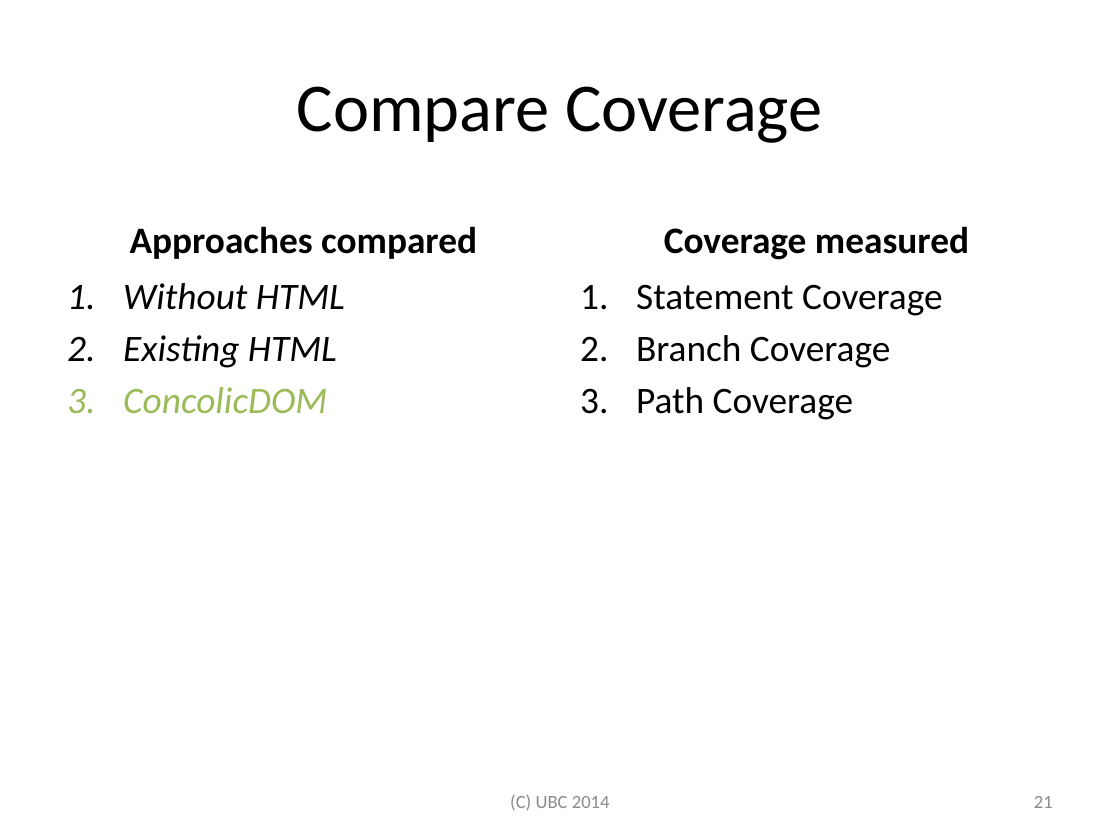
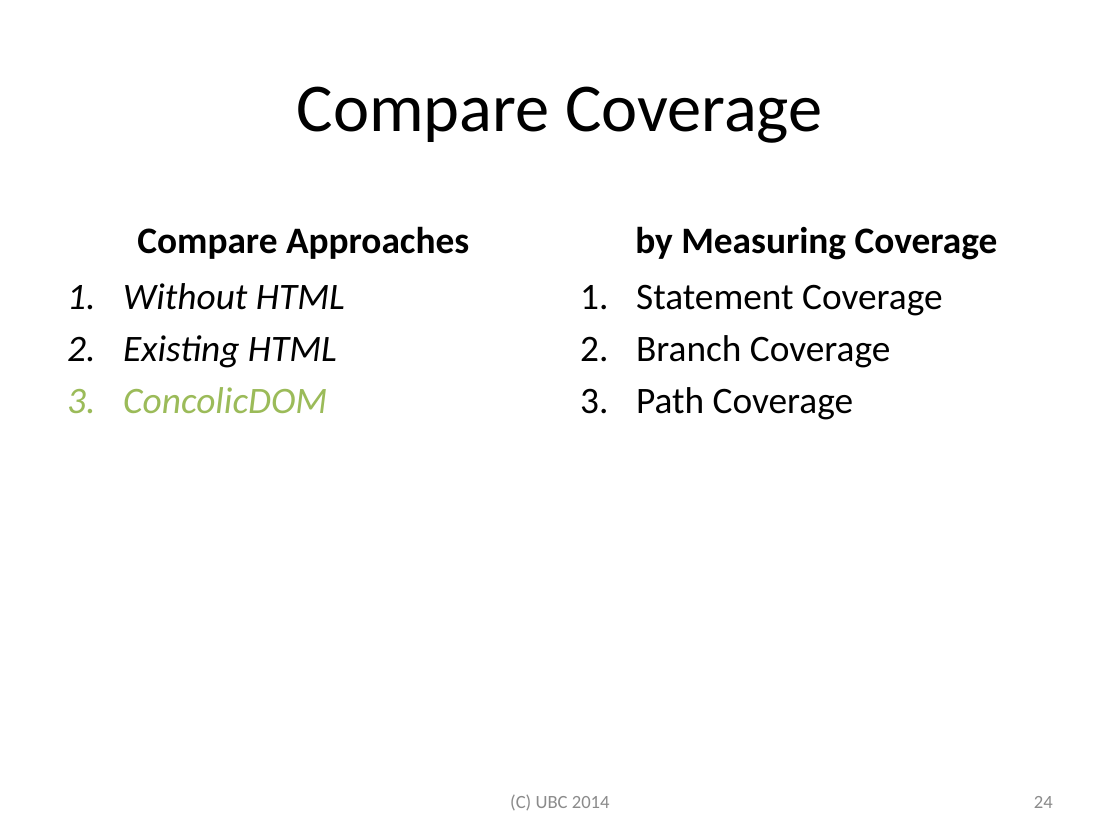
Before and after one commit to jamestklo/ConcolicJS, a slide deck: slide 25 of docs/csRPE-tkloReport.pptx (slide 22 before the commit). Drawn at 1120x840 pixels with LibreOffice and Linux fonts; fonts in the diff are those of the drawing. Boxes give left, top, right and bottom in pixels: in the first picture for what was removed or moved away, otherwise in the second. Text is boxed around its words. In the diff, an @@ line names an element or a change of style, - is before the commit and + after.

```diff
--- a/docs/csRPE-tkloReport.pptx
+++ b/docs/csRPE-tkloReport.pptx
@@ text at <box>137,226,469,259</box>: text changed @@
-Approaches compared
+Compare Approaches
@@ text at <box>635,226,998,260</box>: text changed @@
-Coverage measured
+by Measuring Coverage
@@ page number at <box>1034,796,1053,808</box>: text changed @@
-21
+24
```
Also in this commit, not shown: 24 other slides changed, 5 slides added, 3 slides removed, 7 other files.
